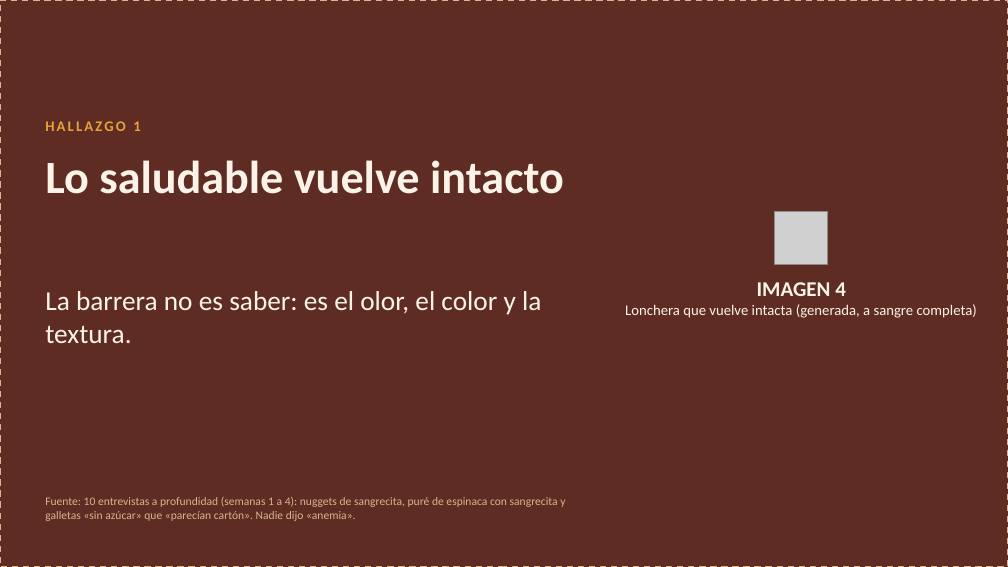
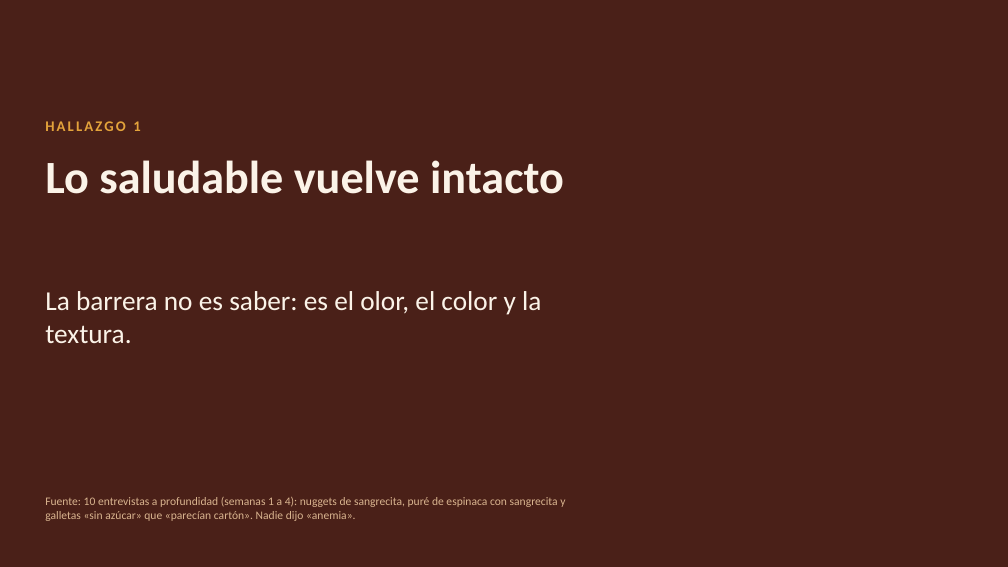
Before and after one commit to Darknow-web/Desarrollo-y-lanzamiento-de-producto-y-marca, a slide deck: slide 16 of 04-reformulacion/T2/T2_Sustentacion-AndiBite.pptx. Drawn at 1008x567 pixels with LibreOffice and Linux fonts; fonts in the diff are those of the drawing; grey boxes stand for pictures; background and template pictures are left out. Boxes give left, top, right and bottom in pixels: in the first picture for what was removed or moved away, otherwise in the second. Text is boxed around its words. In the diff, an @@ line names an element or a change of style, - is before the commit and + after.

```diff
--- a/04-reformulacion/T2/T2_Sustentacion-AndiBite.pptx
+++ b/04-reformulacion/T2/T2_Sustentacion-AndiBite.pptx
@@ rectangle: place and size @@
-rectangle at [0,0,1008,567]
+rectangle at [0,0,590,567]
@@ rectangle at [0,0,590,567]: fill #5E2C22 to #4A2018 at 75% opacity; outline #D9B48F 1.5 pt dashed to #4A2018 1 pt; proportions changed @@
@@ picture removed at [775,212,828,265] @@
@@ text removed at [625,282,977,318] @@
-IMAGEN 4
-Lonchera que vuelve intacta (generada, a sangre completa)
```
Also in this commit, not shown: 3 other slides changed, 9 other files.
